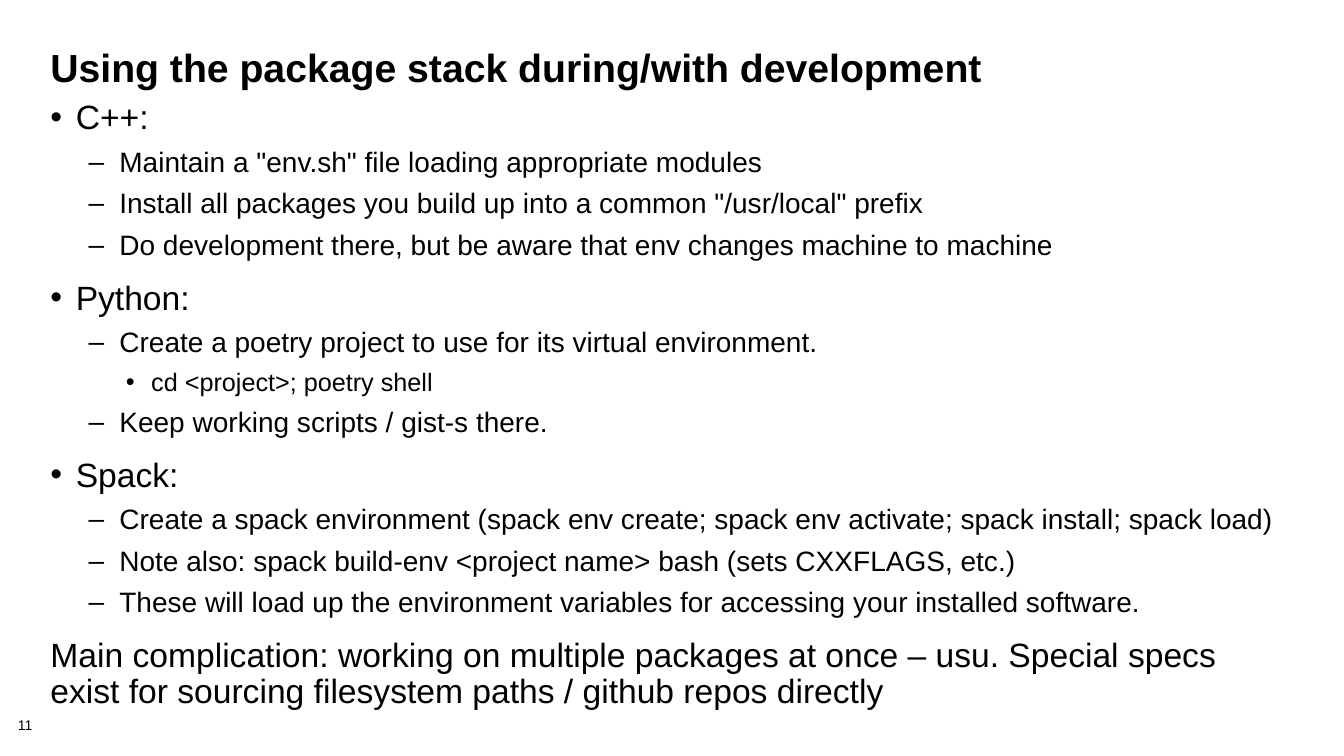
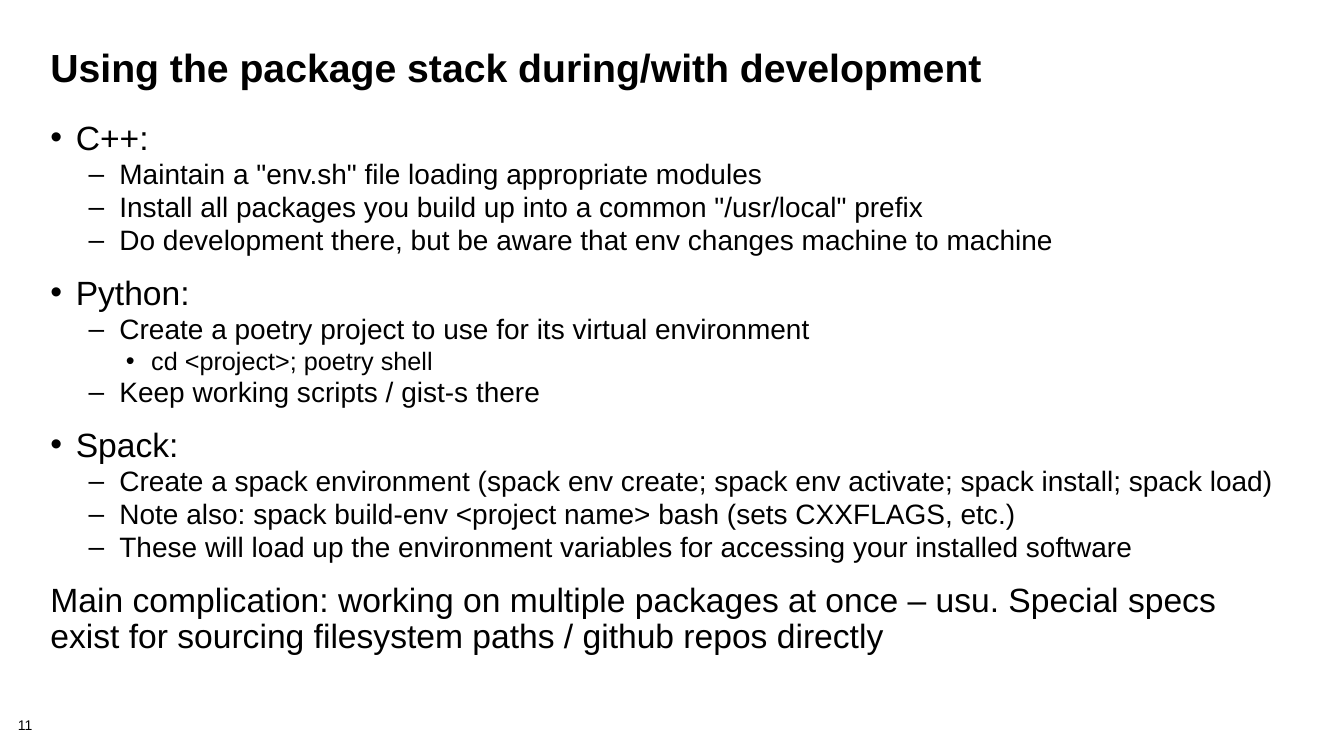
Before and after one commit to bssw-tutorial/presentations, a slide deck: slide 11 of packaging-short.pptx. Drawn at 1344x756 pixels with LibreOffice and Linux fonts; fonts in the diff are those of the drawing; background and template pictures are left out. Boxes give left, top, right and bottom in pixels: in the first picture for what was removed or moved away, otherwise in the second. Text is boxed around its words. In the diff, an @@ line names an element or a change of style, - is before the commit and + after.

```diff
--- a/packaging-short.pptx
+++ b/packaging-short.pptx
@@ text "C++:": place and size @@
-text "C++:" at box(50, 105, 1272, 710)
+text "C++:" at box(50, 126, 1272, 655)
@@ text at box(119, 163, 1272, 529): less space between paragraphs @@
@@ text at box(119, 318, 809, 344): text changed @@
-  – Create a poetry project to use for its virtual environment.
+  – Create a poetry project to use for its virtual environment
@@ text at box(119, 381, 540, 407): text changed @@
-  – Keep working scripts / gist-s there.
+  – Keep working scripts / gist-s there
@@ text at box(119, 536, 1132, 562): text changed @@
-  – These will load up the environment variables for accessing your installed software.
+  – These will load up the environment variables for accessing your installed software
```
Also in this commit, not shown: 17 other slides changed, 3 other files.
